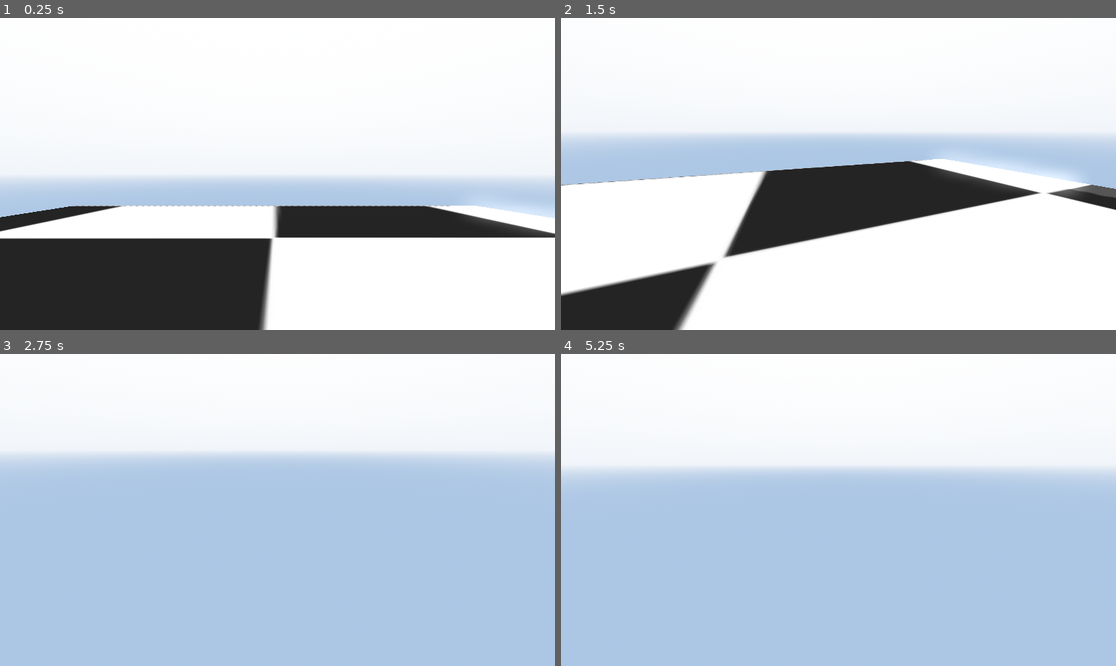
Above: before the commit, frames 1-4 (two rows, left to right).
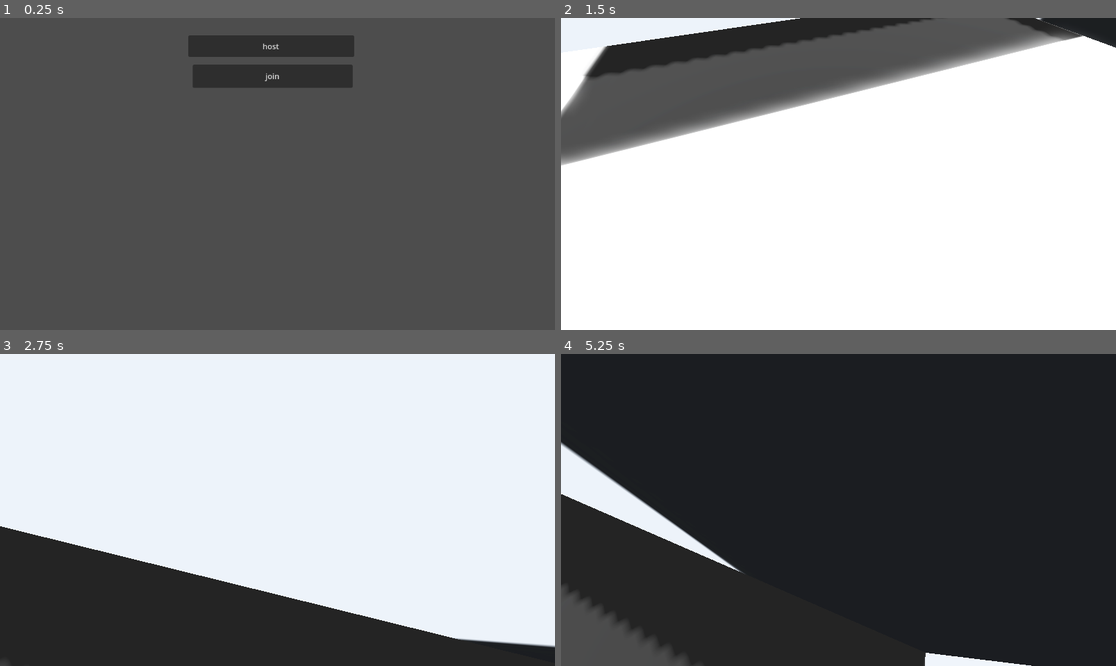
Above: after the commit, the same moments.

Repository: Titruc/IDWN
Game: Godot game, scene res://game/data/scene/game_controler.tscn
Two runs of this game, one before a commit and one after it. Both use one fixed random seed, a clock stepped at 60 frames per second and the inputs below.
Inputs (mouse positions are in pixels of both pictures, inside the frame that each line leads up to):
- Up to frame 1 (0.25 s): no input
- Up to frame 2 (1.5 s): click (832, 46) at 0.5 s, where only the run after the commit has a clickable "host"; move the mouse to (866, 174) at 1.27 s; hold W (up) from 1.28 s (still down); hold Shift (sprint) from 1.28 s (still down)
- Up to frame 3 (2.75 s): keep holding W (up); tap Space (jump) at 1.52, 1.55, 1.82, 2.1, 2.27, 2.57 s; move the mouse to (249, 510) at 2.02 s; release Shift (sprint) at 2.03 s; tap Shift (sprint) at 2.3 s
- Up to frame 4 (5.25 s): keep holding W (up); move the mouse to (849, 503) at 2.77 s; hold Shift (sprint) 2.78-3.53 s; tap Space (jump) at 3.05, 3.77, 4.07, 4.35, 4.52, 4.82 s; move the mouse to (832, 516) at 3.52 s; tap Shift (sprint) at 3.6, 5.1 s; move the mouse to (877, 513) at 4.27 s; move the mouse to (794, 506) at 5.02 s

The runs differ from the first frame. In frame 1, 99% of the frame differs, in the area x 0-100%, y 0-100%; in frame 2, 48%; in frame 3, 68%; in frame 4, 100%.

Commit message:
multiplayer setup
TODO : handle disconnection and connection and host disconnected

Diff:
--- a/game/data/scene/game_controler.tscn
+++ b/game/data/scene/game_controler.tscn
@@ -1,11 +1,29 @@
-[gd_scene load_steps=3 format=3 uid="uid://bhh8ys6olygf4"]
+[gd_scene load_steps=6 format=3 uid="uid://bhh8ys6olygf4"]
 
 [ext_resource type="Script" path="res://game/data/script/ui/natifKeyBind.gd" id="1_d1bn3"]
 [ext_resource type="PackedScene" uid="uid://bis3avr2iu1k0" path="res://game/data/scene/lobby.tscn" id="2_6wbr4"]
+[ext_resource type="PackedScene" uid="uid://1depus7kewl3" path="res://game/data/scene/multiplayer_menue.tscn" id="3_1db4s"]
+[ext_resource type="PackedScene" uid="uid://dwxc0nojql6tp" path="res://game/data/scene/player.tscn" id="3_m42tk"]
+[ext_resource type="Script" path="res://game/data/script/multiplayer/multiplayerControler.gd" id="3_pn7fh"]
 
 [node name="gameControler" type="Node"]
 
 [node name="natifKeyBind" type="Node" parent="."]
 script = ExtResource("1_d1bn3")
 
+[node name="multiplayerControler" type="Node" parent="." node_paths=PackedStringArray("lobbyScene", "gameControler", "menu")]
+script = ExtResource("3_pn7fh")
+playerScene = ExtResource("3_m42tk")
+lobbyScene = NodePath("../lobby")
+gameControler = NodePath("..")
+menu = NodePath("../multiplayerMenue")
+
 [node name="lobby" parent="." instance=ExtResource("2_6wbr4")]
+
+[node name="multiplayerMenue" parent="." instance=ExtResource("3_1db4s")]
+
+[connection signal="pressed" from="multiplayerMenue/host" to="multiplayerControler" method="_on_host_pressed"]
+[connection signal="pressed" from="multiplayerMenue/join" to="multiplayerControler" method="_on_join_pressed"]
+
+[editable path="lobby"]
+[editable path="multiplayerMenue"]
--- a/game/data/scene/lobby.tscn
+++ b/game/data/scene/lobby.tscn
@@ -1,6 +1,5 @@
-[gd_scene load_steps=9 format=3 uid="uid://bis3avr2iu1k0"]
+[gd_scene load_steps=8 format=3 uid="uid://bis3avr2iu1k0"]
 
-[ext_resource type="PackedScene" uid="uid://dwxc0nojql6tp" path="res://game/data/scene/player.tscn" id="1_8egv6"]
 [ext_resource type="Texture2D" uid="uid://cwoq3st6476n2" path="res://editor/assets/Texture/Temporaire/Echiquier.jpeg" id="1_34anw"]
 
 [sub_resource type="ProceduralSkyMaterial" id="ProceduralSkyMaterial_jaby8"]
@@ -36,23 +35,58 @@
 [node name="WorldEnvironment" type="WorldEnvironment" parent="."]
 environment = SubResource("Environment_ucj15")
 
-[node name="MeshInstance3D" type="MeshInstance3D" parent="."]
-transform = Transform3D(9.81359, 0, 0, 0, 0.127148, 0, 0, 0, 9.90528, 0, 0, 0)
+[node name="temps" type="Node3D" parent="."]
+
+[node name="MeshInstance3D2" type="MeshInstance3D" parent="temps"]
+transform = Transform3D(11.7063, 0, 0, 0, 12.7148, 0, 0, 0, 0.487819, -0.597613, 0, 4.45541)
 mesh = SubResource("BoxMesh_4gl51")
+skeleton = NodePath("../MeshInstance3D")
 
-[node name="StaticBody3D" type="StaticBody3D" parent="MeshInstance3D"]
+[node name="StaticBody3D" type="StaticBody3D" parent="temps/MeshInstance3D2"]
 
-[node name="CollisionShape3D" type="CollisionShape3D" parent="MeshInstance3D/StaticBody3D"]
+[node name="CollisionShape3D" type="CollisionShape3D" parent="temps/MeshInstance3D2/StaticBody3D"]
 shape = SubResource("ConcavePolygonShape3D_mev8t")
 
-[node name="MeshInstance3D" type="MeshInstance3D" parent="MeshInstance3D"]
-transform = Transform3D(1, 0, 0, 0, 100, 0, 0, 0, 1, -0.0608965, 0, 0)
+[node name="MeshInstance3D3" type="MeshInstance3D" parent="temps"]
+transform = Transform3D(11.7063, 0, 0, 0, 12.7148, 0, 0, 0, 0.487819, -0.597613, 0, -4.46086)
 mesh = SubResource("BoxMesh_4gl51")
+skeleton = NodePath("../MeshInstance3D")
 
-[node name="StaticBody3D" type="StaticBody3D" parent="MeshInstance3D/MeshInstance3D"]
+[node name="StaticBody3D" type="StaticBody3D" parent="temps/MeshInstance3D3"]
 
-[node name="CollisionShape3D" type="CollisionShape3D" parent="MeshInstance3D/MeshInstance3D/StaticBody3D"]
+[node name="CollisionShape3D" type="CollisionShape3D" parent="temps/MeshInstance3D3/StaticBody3D"]
 shape = SubResource("ConcavePolygonShape3D_mev8t")
 
-[node name="CharacterBody3D" parent="." instance=ExtResource("1_8egv6")]
-transform = Transform3D(1, 0, 0, 0, 1, 0, 0, 0, 1, 0, 1.10697, 0)
+[node name="MeshInstance3D4" type="MeshInstance3D" parent="temps"]
+transform = Transform3D(-0.134844, 0, 0.487786, 0, 12.7148, 0, -11.7056, 0, -0.00561911, -6.42826, 0, -0.0819364)
+mesh = SubResource("BoxMesh_4gl51")
+skeleton = NodePath("../MeshInstance3D")
+
+[node name="StaticBody3D" type="StaticBody3D" parent="temps/MeshInstance3D4"]
+
+[node name="CollisionShape3D" type="CollisionShape3D" parent="temps/MeshInstance3D4/StaticBody3D"]
+shape = SubResource("ConcavePolygonShape3D_mev8t")
+
+[node name="MeshInstance3D5" type="MeshInstance3D" parent="temps"]
+transform = Transform3D(-0.134844, 0, 0.487786, 0, 12.7148, 0, -11.7056, 0, -0.00561911, 4.32566, 0, -0.0819364)
+mesh = SubResource("BoxMesh_4gl51")
+skeleton = NodePath("../MeshInstance3D")
+
+[node name="StaticBody3D" type="StaticBody3D" parent="temps/MeshInstance3D5"]
+
+[node name="CollisionShape3D" type="CollisionShape3D" parent="temps/MeshInstance3D5/StaticBody3D"]
+shape = SubResource("ConcavePolygonShape3D_mev8t")
+
+[node name="MeshInstance3D" type="MeshInstance3D" parent="temps"]
+transform = Transform3D(13.6625, 0, 0, 0, 0.127148, 0, 0, 0, 9.90528, -1.04265, -2.30959, 0)
+mesh = SubResource("BoxMesh_4gl51")
+skeleton = NodePath("../..")
+
+[node name="StaticBody3D" type="StaticBody3D" parent="temps/MeshInstance3D"]
+
+[node name="CollisionShape3D" type="CollisionShape3D" parent="temps/MeshInstance3D/StaticBody3D"]
+shape = SubResource("ConcavePolygonShape3D_mev8t")
+
+[node name="MultiplayerSpawner" type="MultiplayerSpawner" parent="."]
+_spawnable_scenes = PackedStringArray("res://game/data/scene/player.tscn")
+spawn_path = NodePath("..")
--- /dev/null
+++ b/game/data/scene/multiplayer_menue.tscn
@@ -0,0 +1,17 @@
+[gd_scene format=3 uid="uid://1depus7kewl3"]
+
+[node name="multiplayerMenue" type="Node2D"]
+
+[node name="host" type="Button" parent="."]
+offset_left = 391.0
+offset_top = 36.0
+offset_right = 735.0
+offset_bottom = 81.0
+text = "host"
+
+[node name="join" type="Button" parent="."]
+offset_left = 400.0
+offset_top = 97.0
+offset_right = 732.0
+offset_bottom = 145.0
+text = "join"
--- a/game/data/scene/player.tscn
+++ b/game/data/scene/player.tscn
@@ -24,6 +24,11 @@
 [sub_resource type="ConvexPolygonShape3D" id="ConvexPolygonShape3D_0wadm"]
 points = PackedVector3Array(0.142026, 0.685575, 0.116624, -0.162698, -0.711031, -0.0610912, -0.137264, -0.711031, -0.11 …(931 unchanged characters)…
 
+[sub_resource type="SceneReplicationConfig" id="SceneReplicationConfig_oqbdd"]
+properties/0/path = NodePath(".:position")
+properties/0/spawn = true
+properties/0/replication_mode = 1
+
 [node name="CharacterBody3D" type="CharacterBody3D" node_paths=PackedStringArray("velocityHandler")]
 script = ExtResource("1_d2vbu")
 playerAttribute = SubResource("Resource_04fj1")
@@ -41,3 +46,6 @@
 transform = Transform3D(1, 0, 0, 0, 1, 0, 0, 0, 1, 0, 0.610856, 0.0914609)
 
 [node name="velocityComponent" parent="." instance=ExtResource("2_ler7n")]
+
+[node name="MultiplayerSynchronizer" type="MultiplayerSynchronizer" parent="."]
+replication_config = SubResource("SceneReplicationConfig_oqbdd")
--- a/game/data/script/entity/player/default/controler.gd
+++ b/game/data/script/entity/player/default/controler.gd
@@ -12,64 +12,68 @@
 
 
 @onready var head = $head
-@onready var camera = $head/playerCamera
+@onready var camera : Camera3D = $head/playerCamera
 @export var velocityHandler : velocityComponent
 
 func _ready():
 	Input.set_mouse_mode(Input.MOUSE_MODE_CAPTURED)
+	set_multiplayer_authority(name.to_int())
+	camera.make_current()
+	print(name.to_int())
+	print("aaa", camera, name)
 
 func _unhandled_input(event):
 
 	#head turn
+
 	if event is InputEventMouseMotion:
 		head.rotate_y(-event.relative.x * playerAttribute.SENSITIVITY)
 		camera.rotate_x(-event.relative.y * playerAttribute.SENSITIVITY)
 		camera.rotation.x = clamp(camera.rotation.x, deg_to_rad(-60),deg_to_rad(60))
 
+
 func _physics_process(delta):
 	# Add the gravity.
-	velocityHandler.setCurrentVelocity(velocity)
+	if is_multiplayer_authority():
+		velocityHandler.setCurrentVelocity(velocity)
 
-	if isAbleToMove:
-		if not is_on_floor():
-			velocityHandler.applyGravity(playerAttribute.GRAVITY, delta)
+		if isAbleToMove:
+			if not is_on_floor():
+				velocityHandler.applyGravity(playerAttribute.GRAVITY, delta)
 
-		# Handle Jump.
-		if Input.is_action_just_pressed("jump") and is_on_floor():
-			velocityHandler.setVelocityY(playerAttribute.JUMP_VELOCITY)
+			# Handle Jump.
+			if Input.is_action_just_pressed("jump") and is_on_floor():
+				velocityHandler.setVelocityY(playerAttribute.JUMP_VELOCITY)
 
-		#sprint and walk
+			#sprint and walk
 
-		#and speed and camera fov
-		if Input.is_action_pressed("sprint"):
-			speed = lerp(speed,playerAttribute.SPRINT_SPEED,playerAttribute.SPEED_VARIATION)
-			camera.fov = lerp(camera.fov, playerAttribute.FOV+(playerAttribute.FOV_VARIATION * clamp(velocity.length(),0,1)), 0.1)
+			#and speed and camera fov
+			if Input.is_action_pressed("sprint"):
+				speed = lerp(speed,playerAttribute.SPRINT_SPEED,playerAttribute.SPEED_VARIATION)
+				camera.fov = lerp(camera.fov, playerAttribute.FOV+(playerAttribute.FOV_VARIATION * clamp(velocity.length(),0,1)), 0.1)
 
-		else:
-			speed = lerp(speed,playerAttribute.WALK_SPEED,playerAttribute.SPEED_VARIATION)
-			camera.fov = lerp(camera.fov, float(playerAttribute.FOV), 0.1)
+			else:
+				speed = lerp(speed,playerAttribute.WALK_SPEED,playerAttribute.SPEED_VARIATION)
+				camera.fov = lerp(camera.fov, float(playerAttribute.FOV), 0.1)
 
-		#handle direction
-		var input_dir = Input.get_vector("left", "right", "up", "down")
-		var direction = (head.transform.basis * Vector3(input_dir.x, 0, input_dir.y)).normalized()
+			#handle direction
+			var input_dir = Input.get_vector("left", "right", "up", "down")
+			var direction = (head.transform.basis * Vector3(input_dir.x, 0, input_dir.y)).normalized()
 
-		if direction:
-			velocityHandler.setVelocityXZ(Vector2(direction.x * speed,direction.z * speed))
-		else:
-			velocityHandler.setVelocityXZ(Vector2(0, 0))
+			if direction:
+				velocityHandler.setVelocityXZ(Vector2(direction.x * speed,direction.z * speed))
+			else:
+				velocityHandler.setVelocityXZ(Vector2(0, 0))
 
-		#head bobing
-		bob_progress += delta * velocity.length() * float(is_on_floor())
-		camera.transform.origin = _headbob(bob_progress)
+			#head bobing
+			bob_progress += delta * velocity.length() * float(is_on_floor())
+			camera.transform.origin = _headbob(bob_progress)
 
-		velocity = velocityHandler.getFinalVelocity()
-		move_and_slide()
+			velocity = velocityHandler.getFinalVelocity()
+	move_and_slide()
 
 func _headbob(time) -> Vector3:
 	var pos : Vector3 = Vector3.ZERO
 	pos.y = sin(time * playerAttribute.BOB_FREQUENTY) * playerAttribute.BOB_AMPLITUDE
 	pos.x = cos(time * playerAttribute.BOB_FREQUENTY/2.0) * playerAttribute.BOB_AMPLITUDE
 	return pos
-
-func _on_area_3d_area_entered(area):
-	print(area)
--- /dev/null
+++ b/game/data/script/multiplayer/multiplayerControler.gd
@@ -0,0 +1,27 @@
+extends Node
+
+var peer = ENetMultiplayerPeer.new()
+@export var playerScene : PackedScene
+@export var lobbyScene : Node3D
+@export var gameControler : Node
+@export var menu : Node2D
+
+
+func _on_host_pressed():
+	peer.create_server(1617, 6)
+	multiplayer.multiplayer_peer = peer
+	multiplayer.peer_connected.connect(_addPlayer)
+	menu.hide()
+	_addPlayer()
+
+func _addPlayer(id = 1):
+	print(id)
+	var player = playerScene.instantiate()
+	player.name = str(id)
+	lobbyScene.call_deferred("add_child",player)
+
+
+func _on_join_pressed():
+	peer.create_client("localhost",1617)
+	multiplayer.multiplayer_peer = peer
+	menu.hide()
Not shown: 1 places in game/data/scene/player.tscn that only renumber resources
